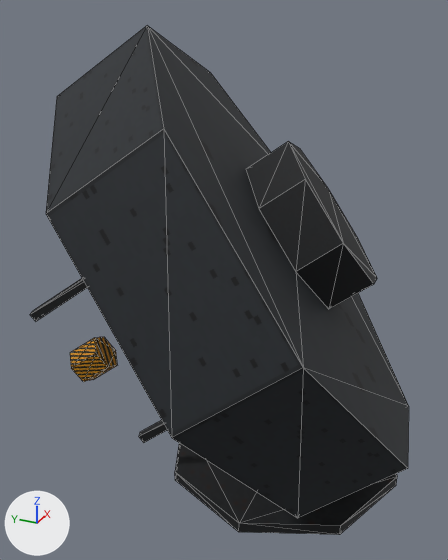
A saved change to the glTF model web/public/models/antenna_dish.glb.
Camera for both pictures: a 50 mm camera at (-0.91, -0.364, 0.817) aimed at (-0.024, 0.035, 0.373). Lighting does not change. The marker at lower left points along +X, +Y and +Z. The picture after the commit comes second. Mesh edges are drawn as thin lines.

Objects in the first picture: 'antenna_dish'.
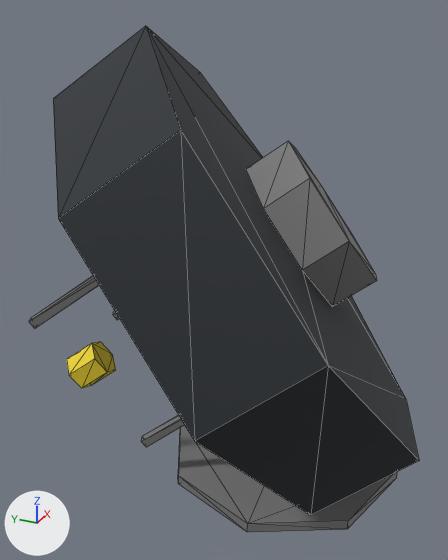
Patch to the scene script:
```diff
--- a/web/public/models/antenna_dish.glb.py
+++ b/web/public/models/antenna_dish.glb.py
@@ mat_mat_psx_industrial_hazard_casing_w40 @@
 n0 = _N.new('ShaderNodeBsdfPrincipled'); n0.name = 'Principled BSDF'
 n1 = _N.new('ShaderNodeOutputMaterial'); n1.name = 'Material Output'
-n2 = _N.new('ShaderNodeMix'); n2.name = 'Mix'
-n2.data_type = 'RGBA'
-n2.blend_type = 'MULTIPLY'
-n2.inputs[0].default_value = 1.0  # 'Factor'
 n3 = _N.new('ShaderNodeVertexColor'); n3.name = 'Color Attribute'
-n4 = _N.new('ShaderNodeTexImage'); n4.name = 'Image Texture'
-n4.image = img_ps1_atlas_w40_s42
-n4.interpolation = 'Closest'
 _L.new(n0.outputs[0], n1.inputs[0])  # 'BSDF' to 'Surface'
-_L.new(n2.outputs[2], n0.inputs[0])  # 'Result' to 'Base Color'
-_L.new(n3.outputs[0], n2.inputs[7])  # 'Color' to 'B'
-_L.new(n4.outputs[0], n2.inputs[6])  # 'Color' to 'A'
+_L.new(n3.outputs[0], n0.inputs[0])  # 'Color' to 'Base Color'
@@ ob_antenna_dish @@
 ob_antenna_dish.location = (0.0, 0.0, 0.0)
+ob_antenna_dish.rotation_euler = (0.0, 0.0, 0.069)  # degrees (0, 0, 4)
```

Where the change shows, as pixel boxes [x1, y1, x2, y2] in the pictures (448 x 560 px):
'antenna_dish', surface changed, turned
    before: [30, 26, 409, 535]
    after: [29, 26, 419, 532]
